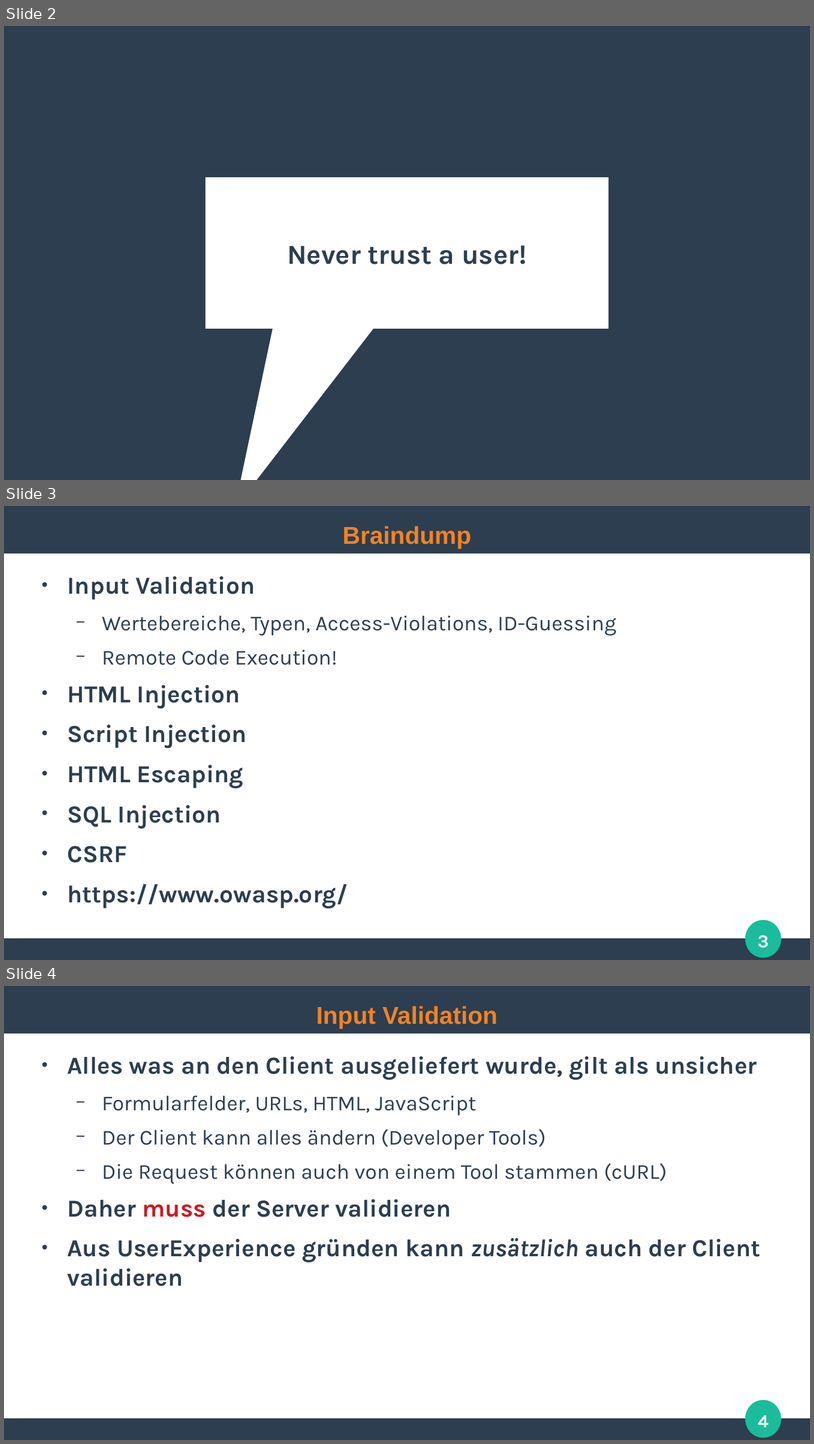
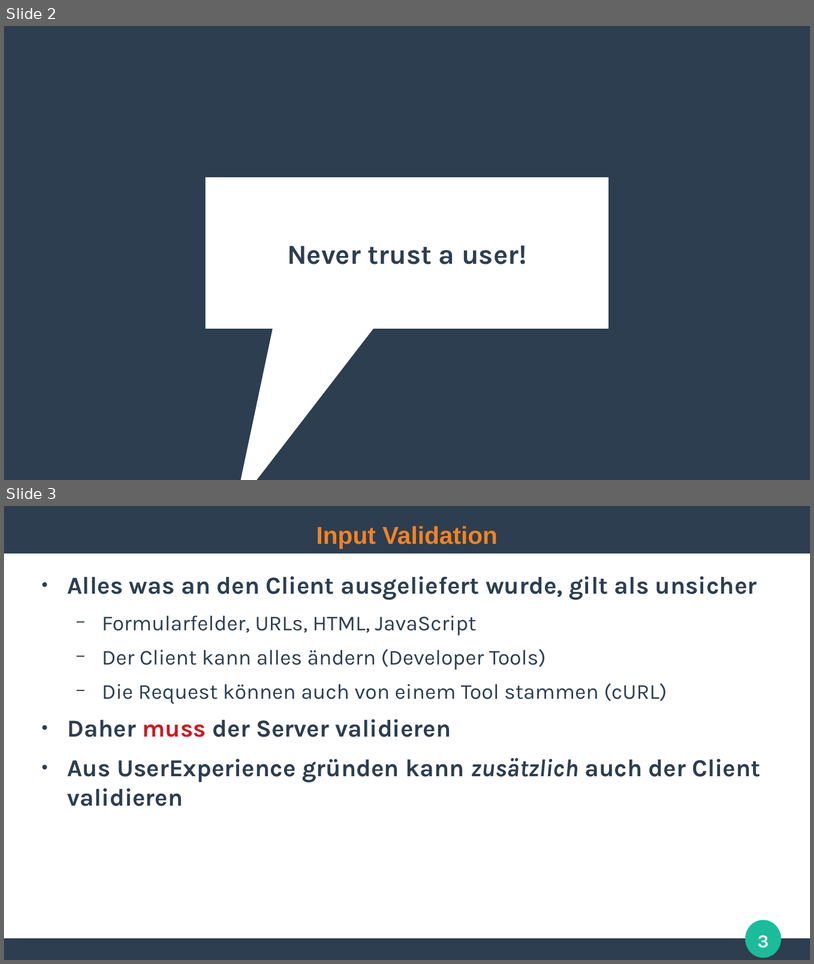
Before and after one commit to ghandmann/HS-AlbSig-WebAnwendungen2, a slide deck: Kapitel/06_WebSecurity.odp. Shown one above the other, each under a label of ours: slides 2, 3 and 4 before the commit, slides 2 and 3 after it. The pictures are 814x1444 and 814x964 pixels, drawn with LibreOffice and Linux fonts; fonts in the diff are those of the drawing. Boxes give left, top, right and bottom in pixels: in the first picture for what was removed or moved away, otherwise in the second. Text is boxed around its words. In the diff, an @@ line names an element or a change of style, - is before the commit and + after.

Commit message:
Remove Braindump section

```diff
--- a/Kapitel/06_WebSecurity.odp
+++ b/Kapitel/06_WebSecurity.odp
@@ slide 3 removed at [4, 506, 810, 960], background #FFFFFF; not listed: 3 template elements that a slide beside it also shows @@
@@ title removed at [343, 526, 471, 549] @@
-Braindump
@@ text removed at [68, 576, 617, 908] @@
-● Input Validation
-  − Wertebereiche, Typen, Access-Violations, ID-Guessing
-  − Remote Code Execution!
-● HTML Injection
-● Script Injection
-● HTML Escaping
-● SQL Injection
-● CSRF
-● https://www.owasp.org/
@@ page number removed at [758, 935, 769, 948] @@
-3
@@ what was slide 4 is now slide 3 @@
@@ page number at [758, 935, 769, 948]: text changed @@
-4
+3
```
